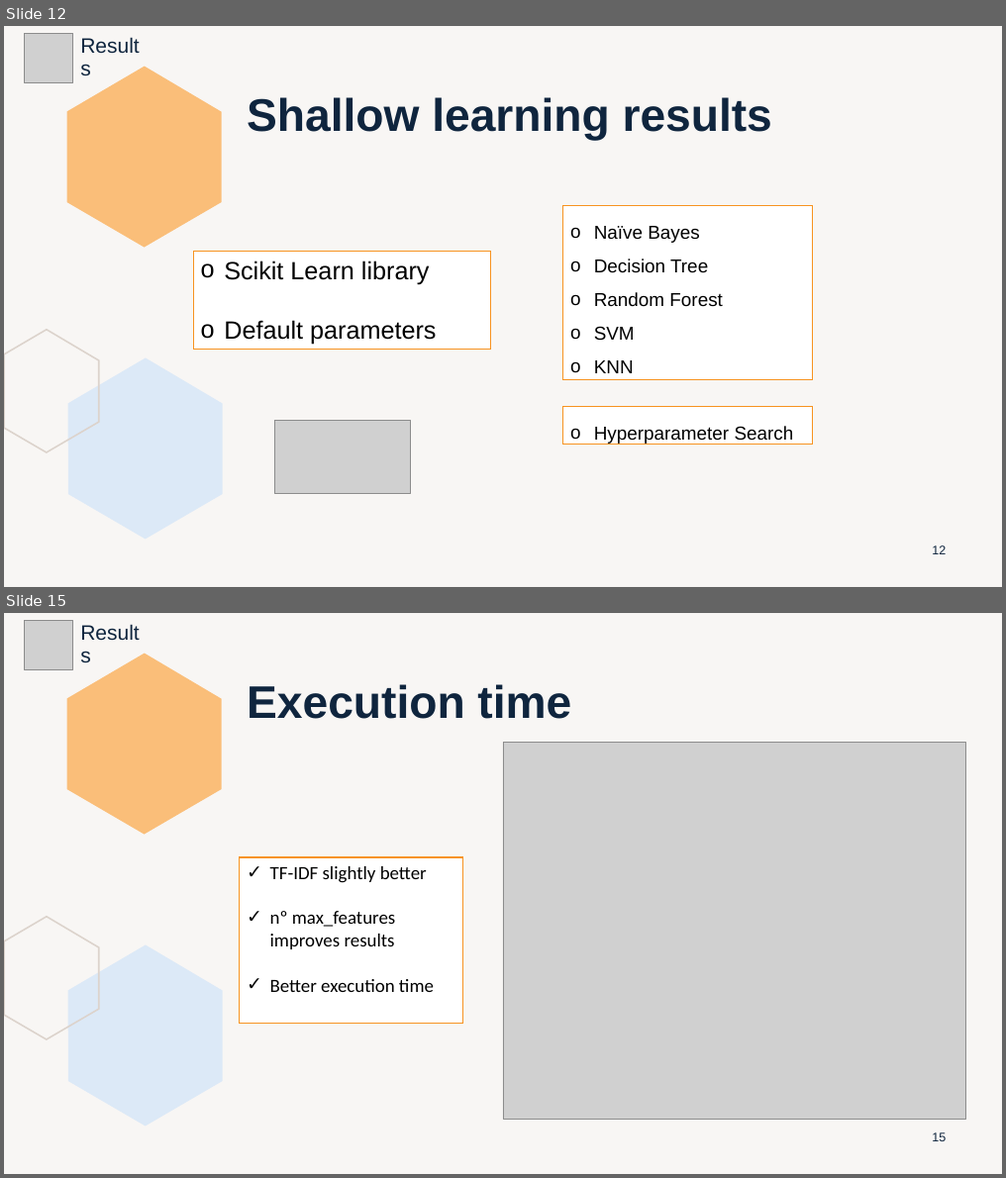
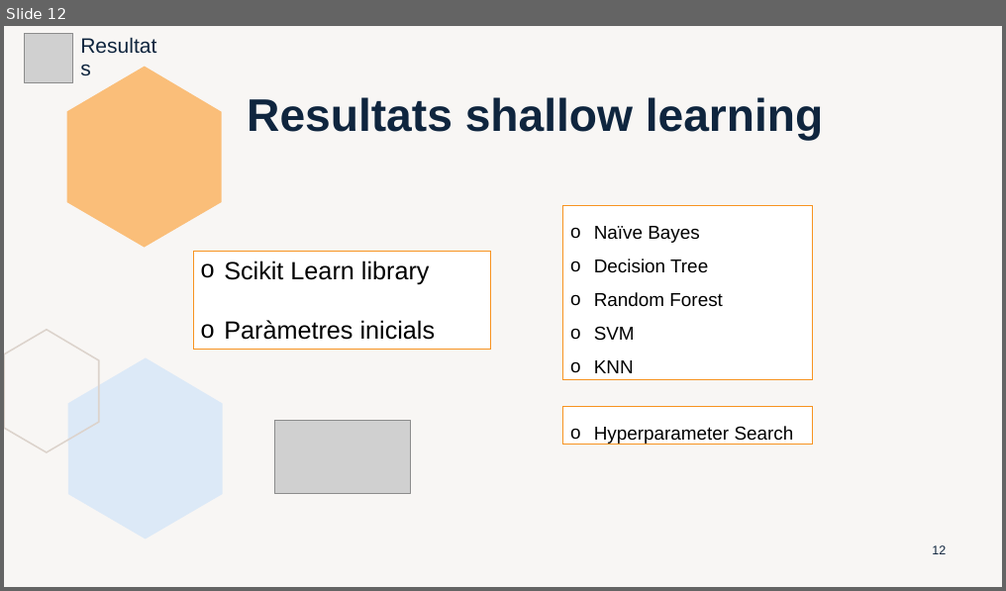
Before and after one commit to marti1999/TFG, a slide deck: informes/entrega final/presentation.pptx. Shown one above the other, each under a label of ours: slides 12 and 15 before the commit, slide 12 after it; the slides between them are not shown. The pictures are 1006x1178 and 1006x591 pixels, drawn with LibreOffice and Linux fonts; fonts in the diff are those of the drawing; grey boxes stand for pictures. Boxes give left, top, right and bottom in pixels: in the first picture for what was removed or moved away, otherwise in the second. Text is boxed around its words. In the diff, an @@ line names an element or a change of style, - is before the commit and + after.

```diff
--- a/informes/entrega final/presentation.pptx
+++ b/informes/entrega final/presentation.pptx
@@ slide 15 removed at (4,613,1002,1174), background #DCD3CC at 20% opacity; not listed: 3 template elements that a slide beside it also shows @@
@@ picture removed at (24,621,73,669) @@
@@ title removed at (247,684,571,719) @@
-Execution time
@@ picture removed at (503,742,966,1119) @@
@@ rectangle removed at (239,858,463,1024) @@
-✓ TF-IDF slightly better
-✓ nº max_features improves results
-✓ Better execution time
@@ text removed at (345,934,395,947) @@
-Results
@@ page number removed at (932,1133,945,1142) @@
-15
@@ slide 12 changed as well @@
@@ text at (247,97,452,132): text changed @@
-Results
+Resultats
@@ title at (465,97,823,141): text changed @@
-Shallow learning results
+Resultats shallow learning
@@ text in rectangle at (224,320,436,340): text changed @@
-o Default parameters
+o Paràmetres inicials
```
Also in this commit, not shown: 22 other slides changed, 5 slides added, 4 other slides removed, 1 other file.
